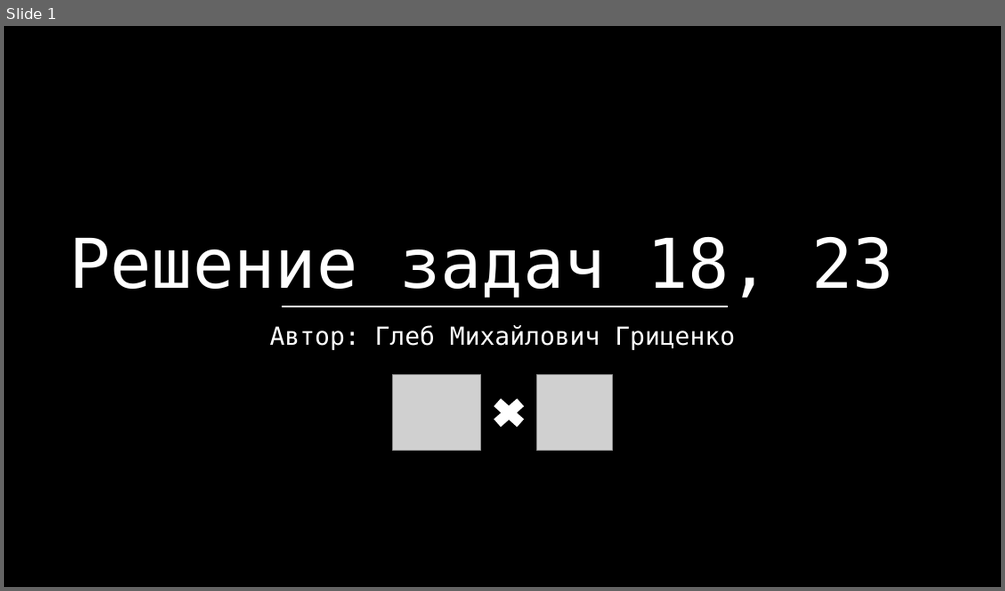
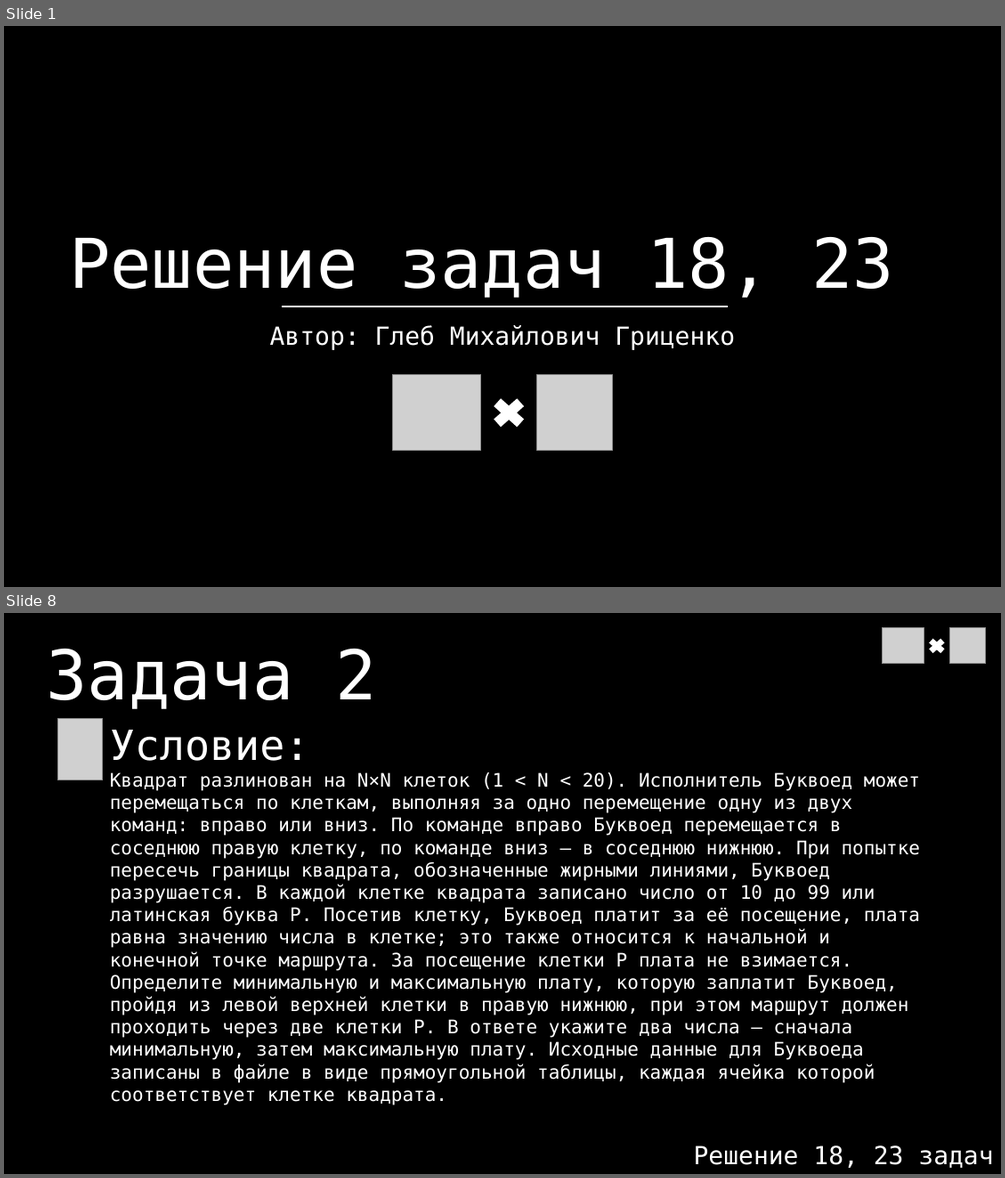
Before and after one commit to glebocrew/TI_1, a slide deck: Presentation.pptx. Shown one above the other, each under a label of ours: slide 1 before the commit, slides 1 and 8 after it; the slides between them are not shown. The pictures are 1005x591 and 1005x1178 pixels, drawn with LibreOffice and Linux fonts; fonts in the diff are those of the drawing; grey boxes stand for pictures. Boxes give left, top, right and bottom in pixels: in the first picture for what was removed or moved away, otherwise in the second. Text is boxed around its words. In the diff, an @@ line names an element or a change of style, - is before the commit and + after.

```diff
--- a/Presentation.pptx
+++ b/Presentation.pptx
@@ slide 8 added at (x1=4, y1=613, x2=1001, y2=1174), background #000000 @@
@@ picture added at (x1=882, y1=628, x2=923, y2=664) @@
@@ cross added at (x1=927, y1=637, x2=947, y2=655), fill #FFFFFF, outline #FFFFFF 1.5 pt @@
@@ picture added at (x1=950, y1=628, x2=986, y2=664) @@
@@ text added at (x1=47, y1=649, x2=376, y2=709), 66 pt, text #FFFFFF @@
+Задача 2
@@ picture added at (x1=57, y1=718, x2=103, y2=780) @@
@@ text added at (x1=110, y1=730, x2=920, y2=1105), 18 pt, text #FFFFFF @@
+Условие:
+Квадрат разлинован на N×N клеток (1 < N < 20). Исполнитель Буквоед может перемещаться по клеткам, выполняя за одно перемещение одну из двух команд: вправо или вниз. По команде вправо Буквоед перемещается в соседнюю правую клетку, по команде вниз – в соседнюю нижнюю. При попытке пересечь границы квадрата, обозначенные жирными линиями, Буквоед разрушается. В каждой клетке квадрата записано число от 10 до 99 или латинская буква P. Посетив клетку, Буквоед платит за её посещение, плата равна значению числа в клетке; это также относится к начальной и конечной точке маршрута. За посещение клетки P плата не взимается. Определите минимальную и максимальную плату, которую заплатит Буквоед, пройдя из левой верхней клетки в правую нижнюю, при этом маршрут должен проходить через две клетки P. В ответе укажите два числа – сначала минимальную, затем максимальную плату. Исходные данные для Буквоеда записаны в файле в виде прямоугольной таблицы, каждая ячейка которой соответствует клетке квадрата.
@@ text added at (x1=694, y1=1145, x2=993, y2=1167), 24 pt, text #FFFFFF @@
+Решение 18, 23 задач
```
Also in this commit, not shown: 2 slides changed, 7 other slides added, 1 other file.
